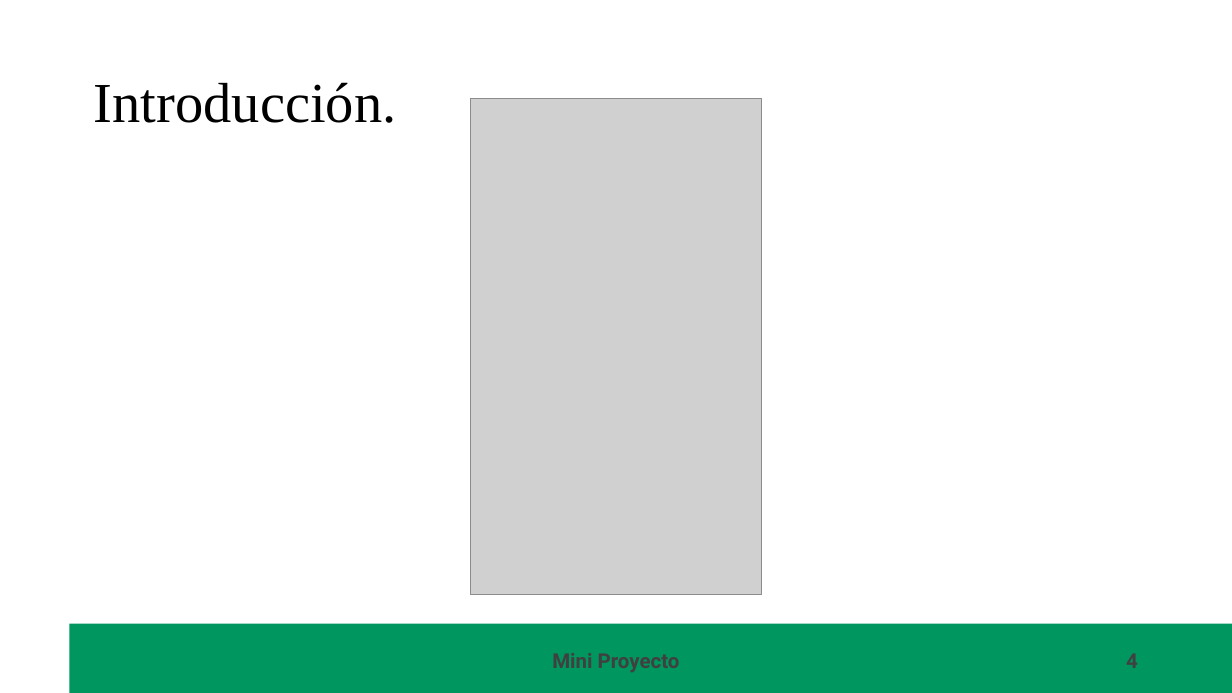
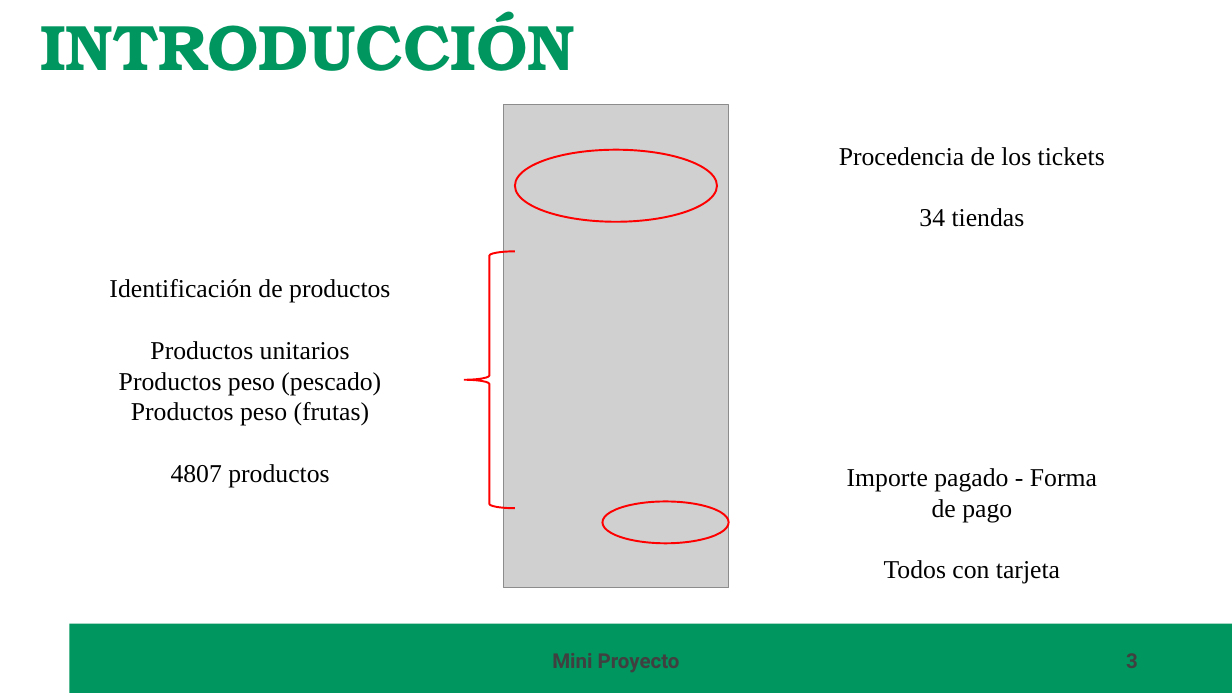
Before and after one commit to carmart4/ProyectoTD2025, a slide deck: slide 3 of presentacion/Presentacion.pptx (slide 4 before the commit). Drawn at 1232x693 pixels with LibreOffice and Linux fonts; fonts in the diff are those of the drawing; grey boxes stand for pictures; background and template pictures are left out. Boxes give left, top, right and bottom in pixels: in the first picture for what was removed or moved away, otherwise in the second. Text is boxed around its words. In the diff, an @@ line names an element or a change of style, - is before the commit and + after.

```diff
--- a/presentacion/Presentacion.pptx
+++ b/presentacion/Presentacion.pptx
@@ text at <box>40,11,575,71</box>: text changed; size 44 to 50 pt; font Times New Roman to TeX Gyre Bonum; text colour #000000 to #00965F; bold on @@
-Introducción.
+INTRODUCCIÓN
@@ picture: place and size @@
-picture at <box>470,98,762,594</box>
+picture at <box>504,105,729,589</box>
@@ text added at <box>839,147,1105,227</box>, 20 pt, text #000000 @@
+Procedencia de los tickets
+34 tiendas
@@ ellipse added at <box>515,150,717,222</box>, outline #FF0000 1.5 pt @@
@@ left brace added at <box>464,251,515,508</box>, outline #FF0000 1.5 pt @@
@@ text added at <box>109,279,390,488</box>, 20 pt, text #000000 @@
+Identificación de productos
+Productos unitarios
+Productos peso (pescado)
+Productos peso (frutas)
+4807 productos
@@ text added at <box>847,468,1097,584</box>, 20 pt, text #000000 @@
+Importe pagado - Forma de pago
+Todos con tarjeta
@@ ellipse added at <box>603,502,729,543</box>, outline #FF0000 1.5 pt @@
@@ page number at <box>871,642,1148,679</box>: text changed @@
-4
+3
```
Also in this commit, not shown: 12 other slides changed, 1 slide added, 1 slide removed, 1 other file.
